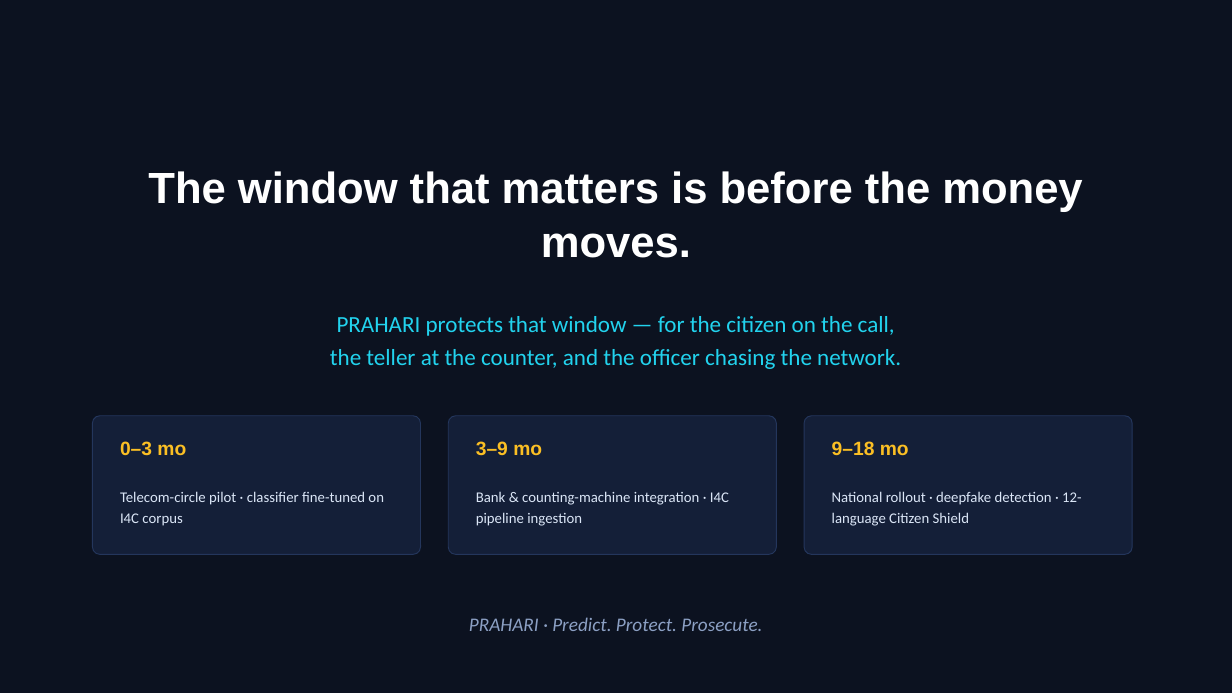
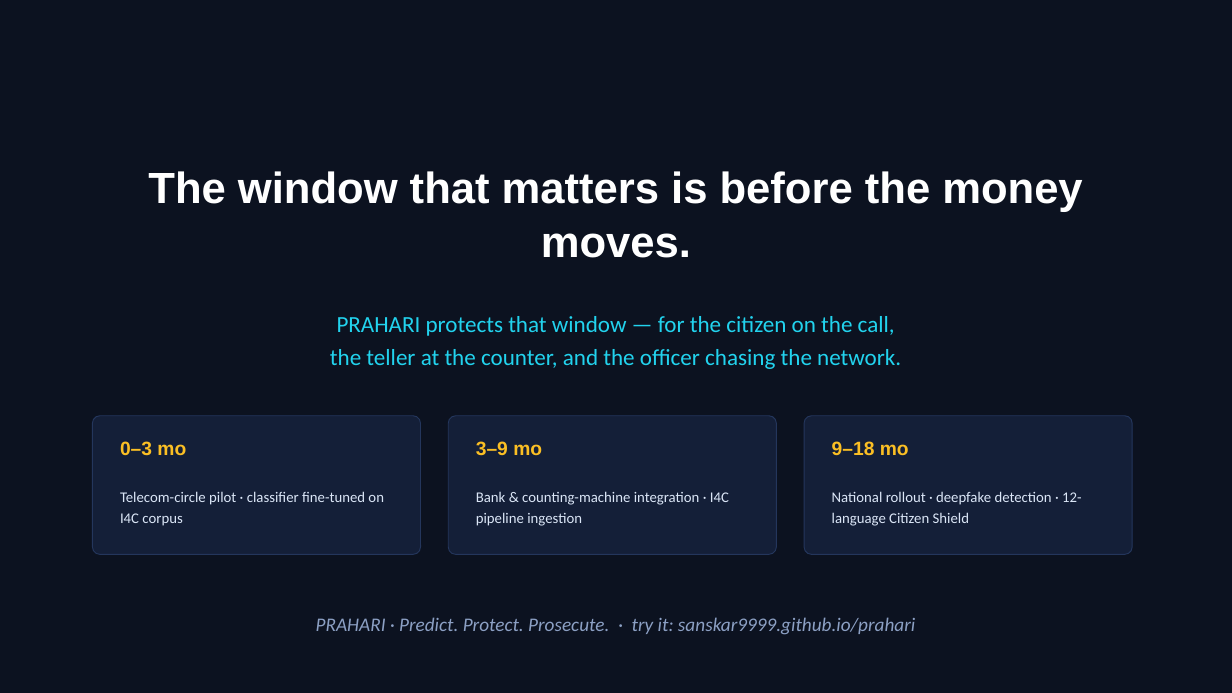
Before and after one commit to sanskar9999/prahari, a slide deck: slide 11 of docs/PRAHARI_Pitch_Deck.pptx (slide 9 before the commit). Drawn at 1232x693 pixels with LibreOffice and Linux fonts; fonts in the diff are those of the drawing. Boxes give left, top, right and bottom in pixels: in the first picture for what was removed or moved away, otherwise in the second. Text is boxed around its words. In the diff, an @@ line names an element or a change of style, - is before the commit and + after.

```diff
--- a/docs/PRAHARI_Pitch_Deck.pptx
+++ b/docs/PRAHARI_Pitch_Deck.pptx
@@ text at (316,617,915,635): text changed @@
-PRAHARI · Predict. Protect. Prosecute.
+PRAHARI · Predict. Protect. Prosecute. · try it: sanskar9999.github.io/prahari
```
Also in this commit, not shown: 5 other slides changed, 2 slides added, 15 other files.
